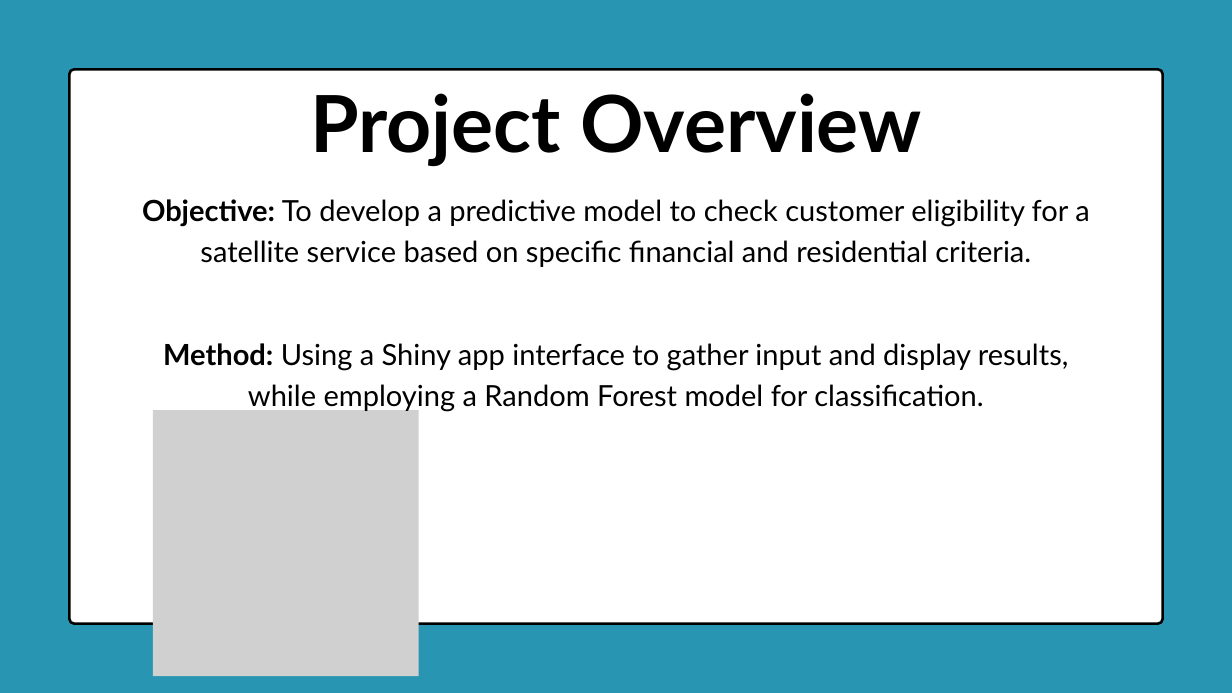
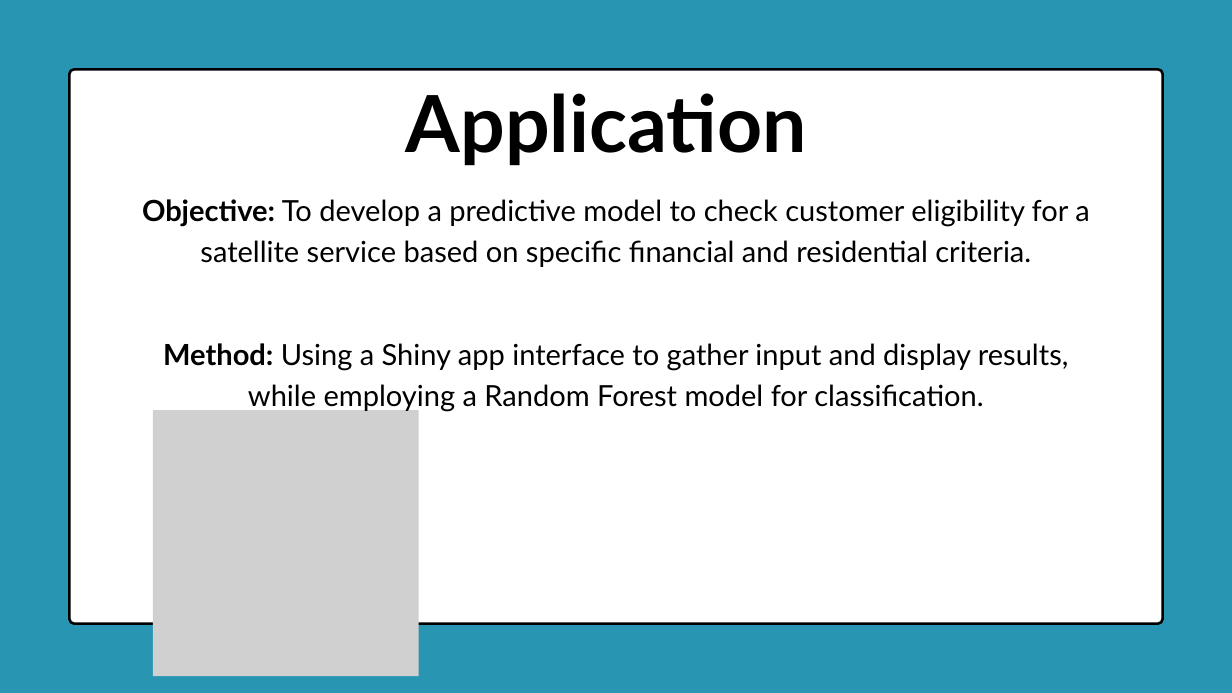
Before and after one commit to Delight-Chipiro/Customer_Eligibility_System, a slide deck: slide 12 of Documentation/Satellite Service Eligibility Checker.pptx (slide 2 before the commit). Drawn at 1232x693 pixels with LibreOffice and Linux fonts; fonts in the diff are those of the drawing; grey boxes stand for pictures. Boxes give left, top, right and bottom in pixels: in the first picture for what was removed or moved away, otherwise in the second. Text is boxed around its words. In the diff, an @@ line names an element or a change of style, - is before the commit and + after.

```diff
--- a/Documentation/Satellite Service Eligibility Checker.pptx
+++ b/Documentation/Satellite Service Eligibility Checker.pptx
@@ text at bbox=[406, 93, 807, 166]: text changed @@
-Project Overview
+Application
```
Also in this commit, not shown: 2 other slides changed, 14 slides added, 1 slide removed.
